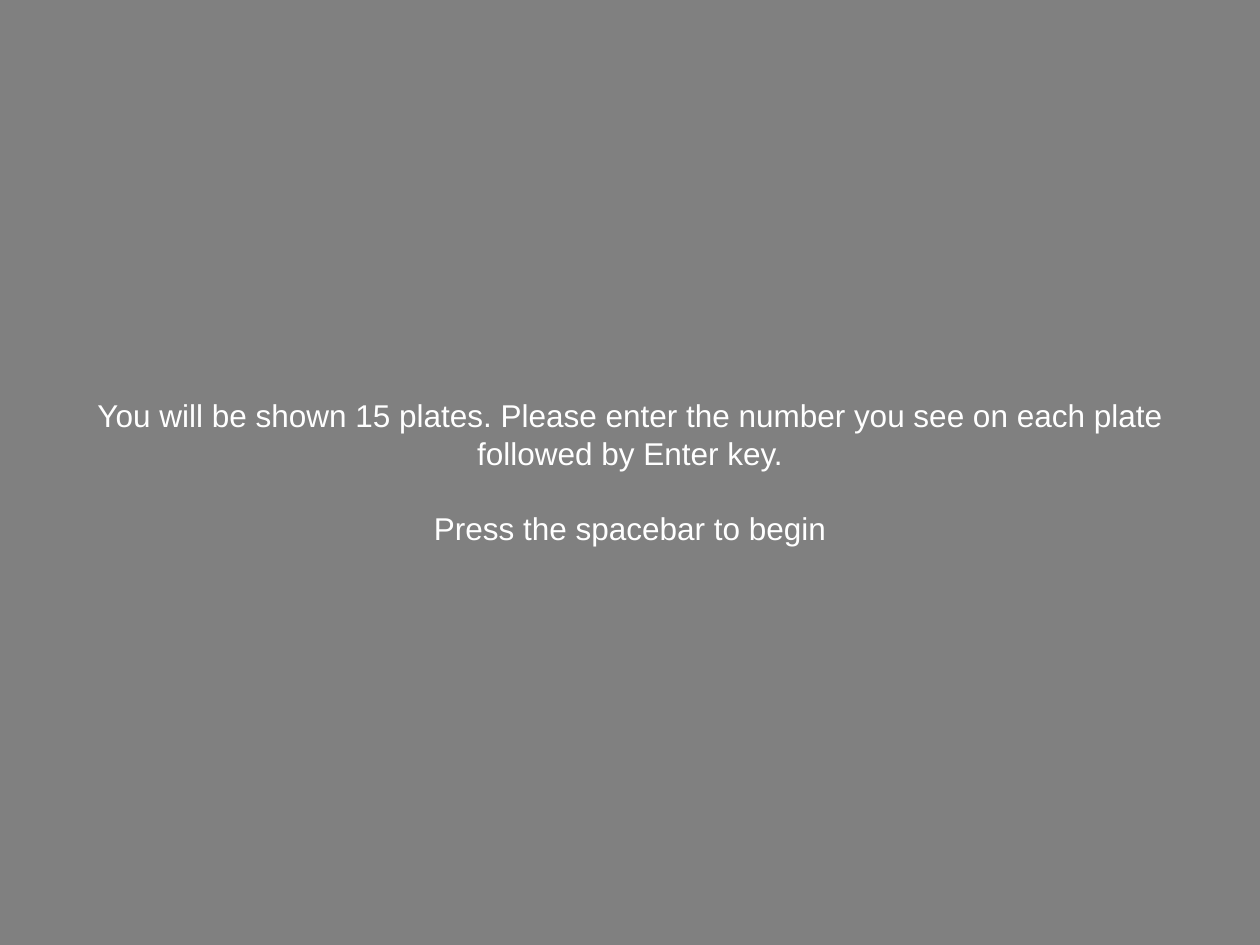
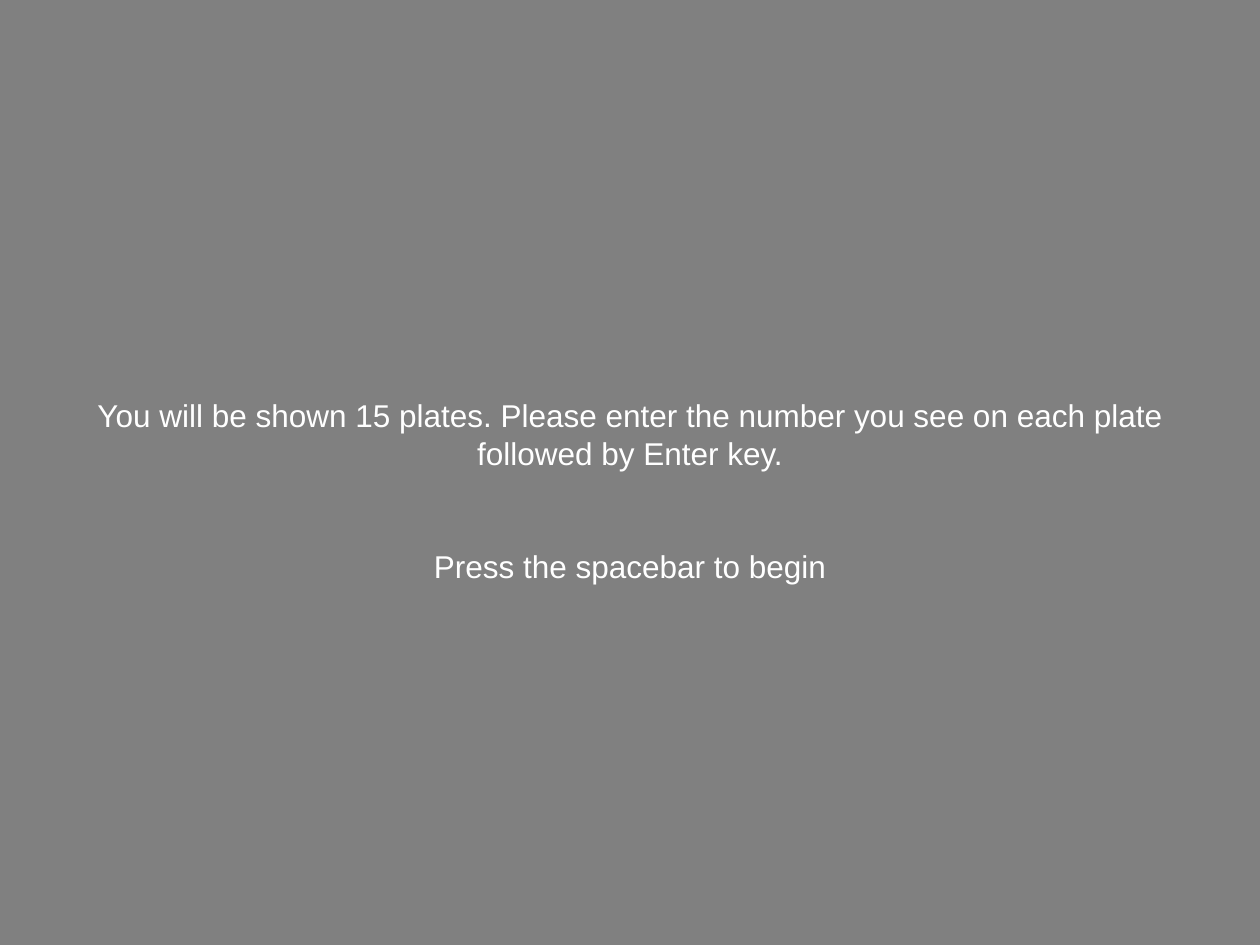
Before and after one commit to Roman-Belenya/psychophysics, a slide deck: slide 1 of images/instructions/instructions.pptx. Drawn at 1260x945 pixels with LibreOffice and Linux fonts; fonts in the diff are those of the drawing. Boxes give left, top, right and bottom in pixels: in the first picture for what was removed or moved away, otherwise in the second. Text is boxed around its words. In the diff, an @@ line names an element or a change of style, - is before the commit and + after.

```diff
--- a/images/instructions/instructions.pptx
+++ b/images/instructions/instructions.pptx
@@ text "You will be shown 15 ..." rewrapped from bbox=[97, 404, 1162, 546] to bbox=[97, 404, 1162, 584] @@
```
Also in this commit, not shown: 8 other slides changed, 2 slides added, 13 other files.
